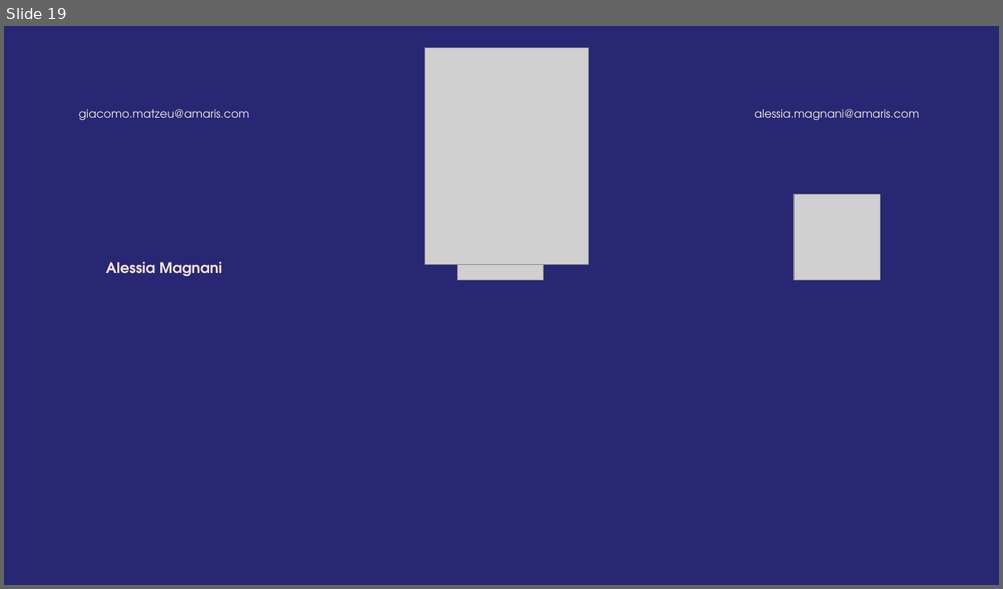
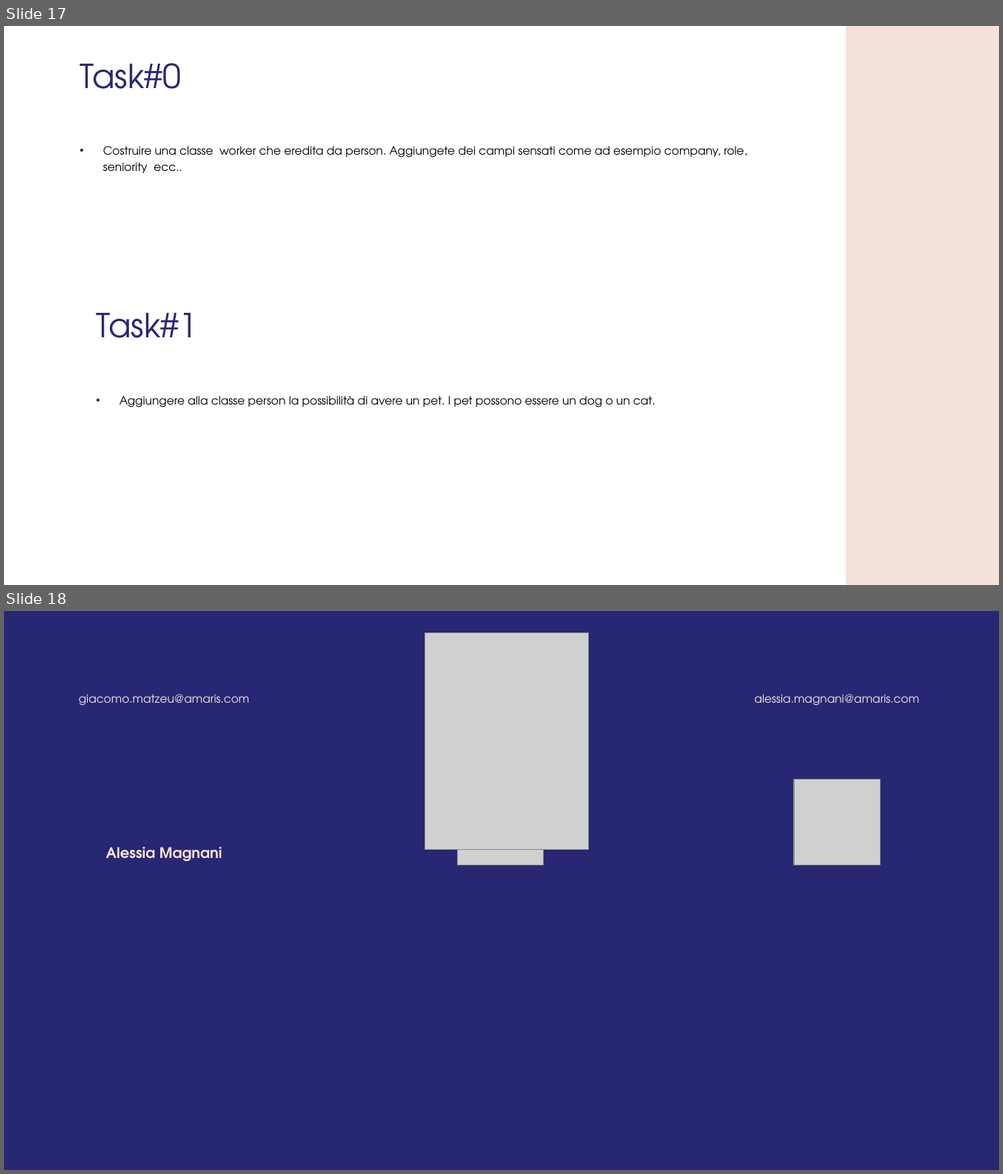
Before and after one commit to GMATZEU42/WS, a slide deck: WS02/WS_2.odp. Shown one above the other, each under a label of ours: slide 19 before the commit, slides 17 and 18 after it. The pictures are 1003x589 and 1003x1174 pixels, drawn with LibreOffice and Linux fonts; fonts in the diff are those of the drawing; grey boxes stand for pictures; background and template pictures are left out. Boxes give left, top, right and bottom in pixels: in the first picture for what was removed or moved away, otherwise in the second. Text is boxed around its words. In the diff, an @@ line names an element or a change of style, - is before the commit and + after.

```diff
--- a/WS02/WS_2.odp
+++ b/WS02/WS_2.odp
@@ slide 17 added at (x1=4, y1=26, x2=999, y2=585), background #FFFFFF @@
@@ freeform shape added at (x1=845, y1=26, x2=999, y2=585), fill #F5E2DA @@
@@ title added at (x1=79, y1=63, x2=181, y2=89), 32 pt, text #272774 @@
+Task#0
@@ text added at (x1=103, y1=146, x2=747, y2=173), 11 pt, text #000000 @@
+• Costruire una classe worker che eredita da person. Aggiungete dei campi sensati come ad esempio company, role, seniority ecc..
@@ text added at (x1=96, y1=313, x2=197, y2=338), 32 pt, text #272774 @@
+Task#1
@@ text added at (x1=119, y1=396, x2=655, y2=408), 11 pt, text #000000 @@
+• Aggiungere alla classe person la possibilità di avere un pet. I pet possono essere un dog o un cat.
@@ what was slide 19 is now slide 18 @@
```
Also in this commit, not shown: 6 slides changed, 1 other slide added, 3 slides removed.
